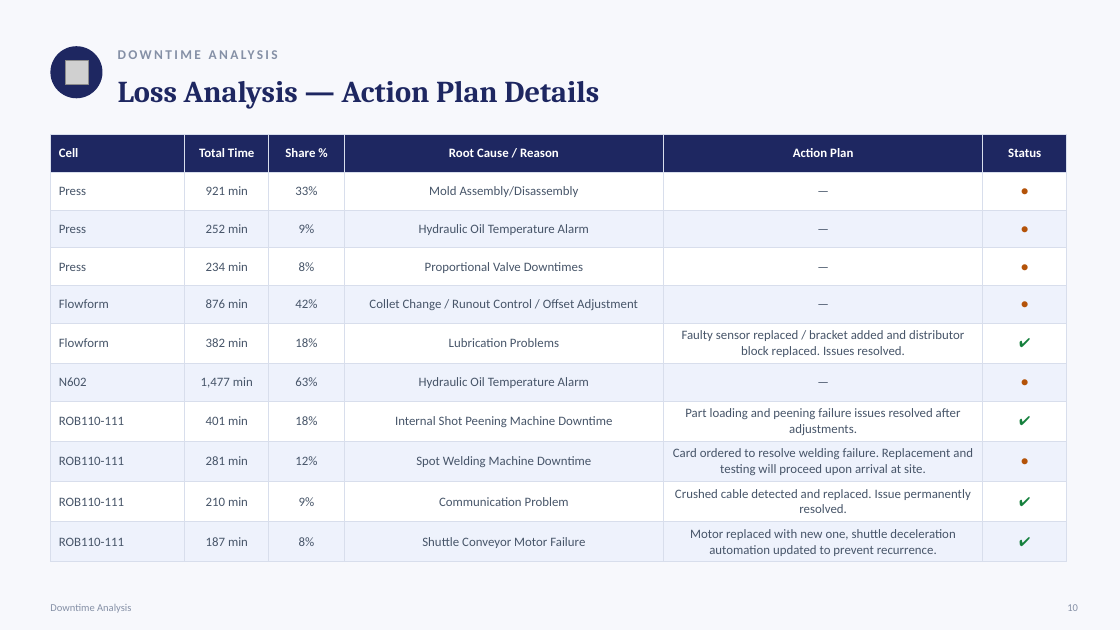
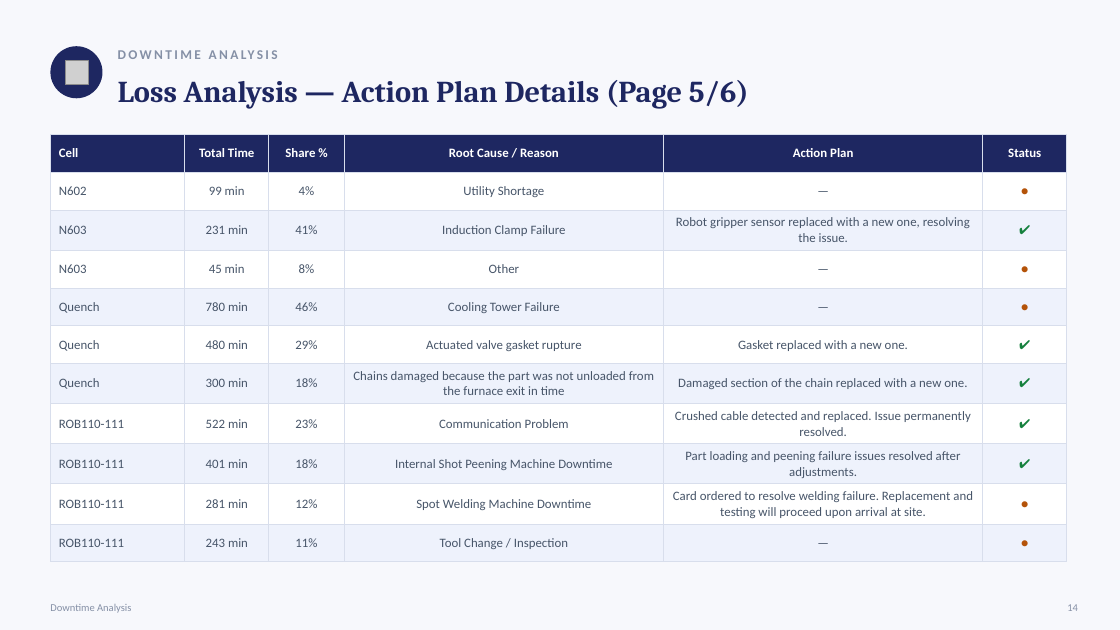
Before and after one commit to sgtdali/ManufUI, a slide deck: slide 15 of docs/sunumlar/Repkon-HF901-Ust-Yonetim-Sunumu-2026-07-EN.pptx (slide 11 before the commit). Drawn at 1120x630 pixels with LibreOffice and Linux fonts; fonts in the diff are those of the drawing; grey boxes stand for pictures. Boxes give left, top, right and bottom in pixels: in the first picture for what was removed or moved away, otherwise in the second. Text is boxed around its words. In the diff, an @@ line names an element or a change of style, - is before the commit and + after.

```diff
--- a/docs/sunumlar/Repkon-HF901-Ust-Yonetim-Sunumu-2026-07-EN.pptx
+++ b/docs/sunumlar/Repkon-HF901-Ust-Yonetim-Sunumu-2026-07-EN.pptx
@@ text at [118,80,749,109]: text changed @@
-Loss Analysis — Action Plan Details
+Loss Analysis — Action Plan Details (Page 5/6)
@@ table at [50,134,1067,553] @@
-row 2: Press | 921 min | 33% | Mold Assembly/Disassembly | — | ●
-row 3: Press | 252 min | 9% | Hydraulic Oil Temperature Alarm | — | ●
-row 4: Press | 234 min | 8% | Proportional Valve Downtimes | — | ●
-row 5: Flowform | 876 min | 42% | Collet Change / Runout Control / Offset Adjustment | — | ●
-row 6: Flowform | 382 min | 18% | Lubrication Problems | Faulty sensor replaced / bracket added and distributor block replaced. Issues resolved. | ✔
-row 7: N602 | 1,477 min | 63% | Hydraulic Oil Temperature Alarm | — | ●
+row 2: N602 | 99 min | 4% | Utility Shortage | — | ●
+row 3: N603 | 231 min | 41% | Induction Clamp Failure | Robot gripper sensor replaced with a new one, resolving the issue. | ✔
+row 4: N603 | 45 min | 8% | Other | — | ●
+row 5: Quench | 780 min | 46% | Cooling Tower Failure | — | ●
+row 6: Quench | 480 min | 29% | Actuated valve gasket rupture | Gasket replaced with a new one. | ✔
+row 7: Quench | 300 min | 18% | Chains damaged because the part was not unloaded from the furnace exit in time | Damaged section of the chain replaced with a new one. | ✔
+row 8: ROB110-111 | 522 min | 23% | Communication Problem | Crushed cable detected and replaced. Issue permanently resolved. | ✔
-row 10: ROB110-111 | 210 min | 9% | Communication Problem | Crushed cable detected and replaced. Issue permanently resolved. | ✔
-row 11: ROB110-111 | 187 min | 8% | Shuttle Conveyor Motor Failure | Motor replaced with new one, shuttle deceleration automation updated to prevent recurrence. | ✔
+row 11: ROB110-111 | 243 min | 11% | Tool Change / Inspection | — | ●
```
Also in this commit, not shown: 5 other slides changed, 9 slides added, 1 slide removed, 6 other files.
